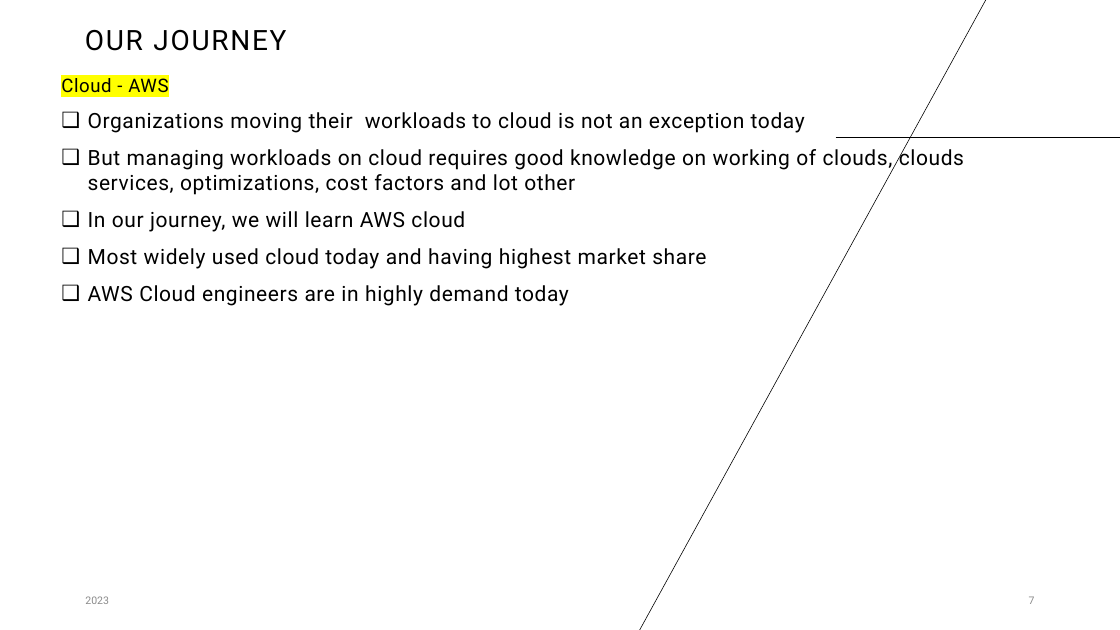
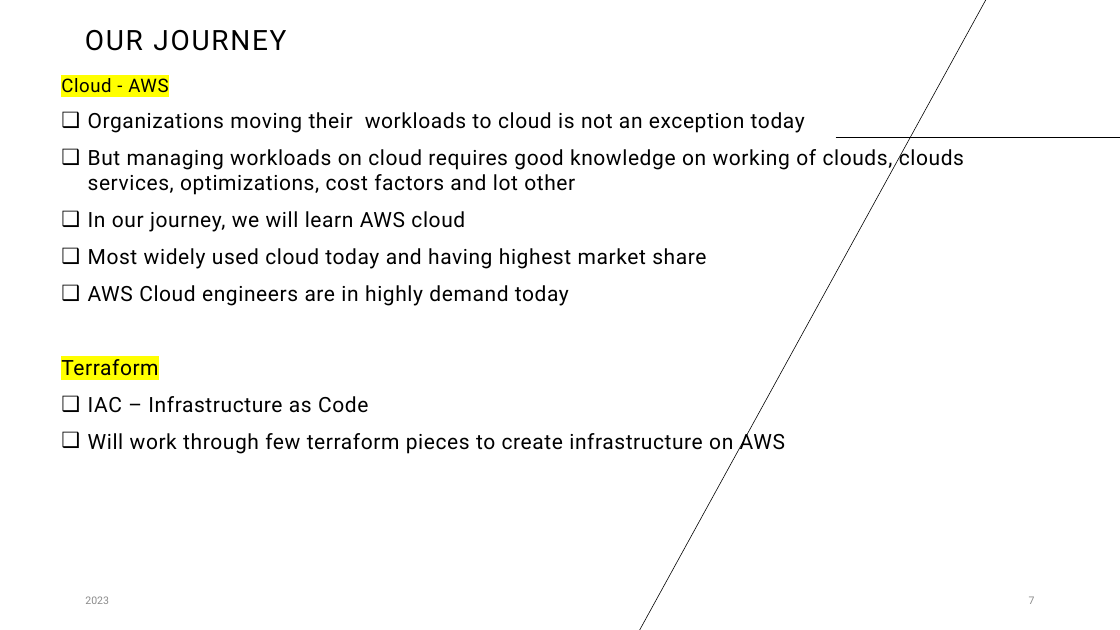
Before and after one commit to cbagade/devops_institute_content, a slide deck: slide 7 of devops-cloud.pptx. Drawn at 1120x630 pixels with LibreOffice and Linux fonts; fonts in the diff are those of the drawing. Boxes give left, top, right and bottom in pixels: in the first picture for what was removed or moved away, otherwise in the second. Text is boxed around its words. In the diff, an @@ line names an element or a change of style, - is before the commit and + after.

```diff
--- a/devops-cloud.pptx
+++ b/devops-cloud.pptx
@@ text at <box>61,355,785,454</box>: paragraphs added @@
+Terraform
+❑ IAC – Infrastructure as Code
+❑ Will work through few terraform pieces to create infrastructure on AWS
```
Also in this commit, not shown: 1 other slide changed.
